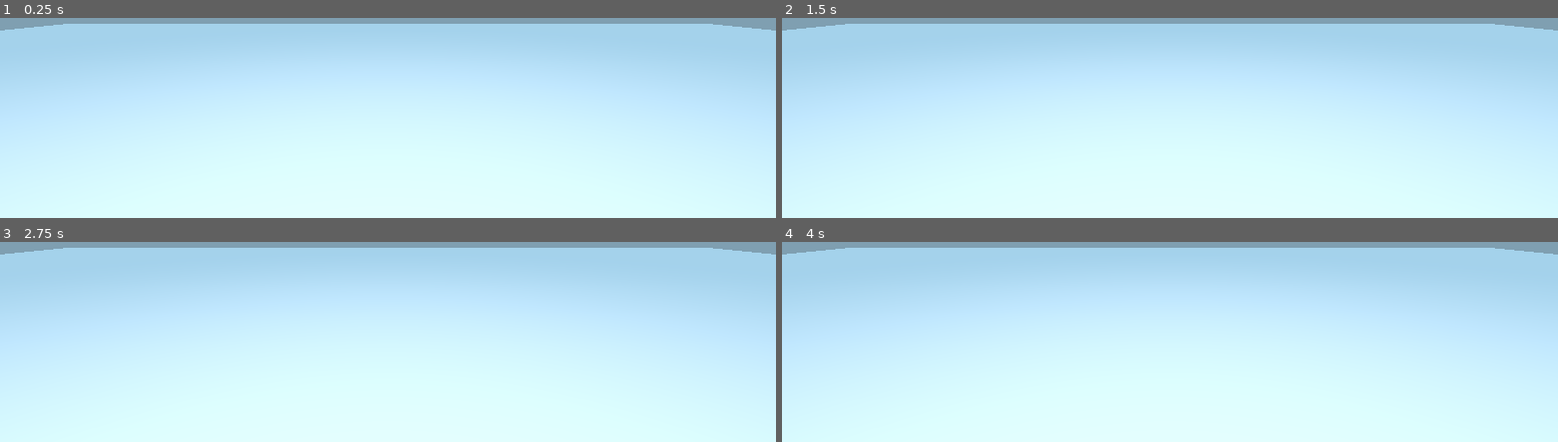
Above: before the commit, frames 1-4 (two rows, left to right).
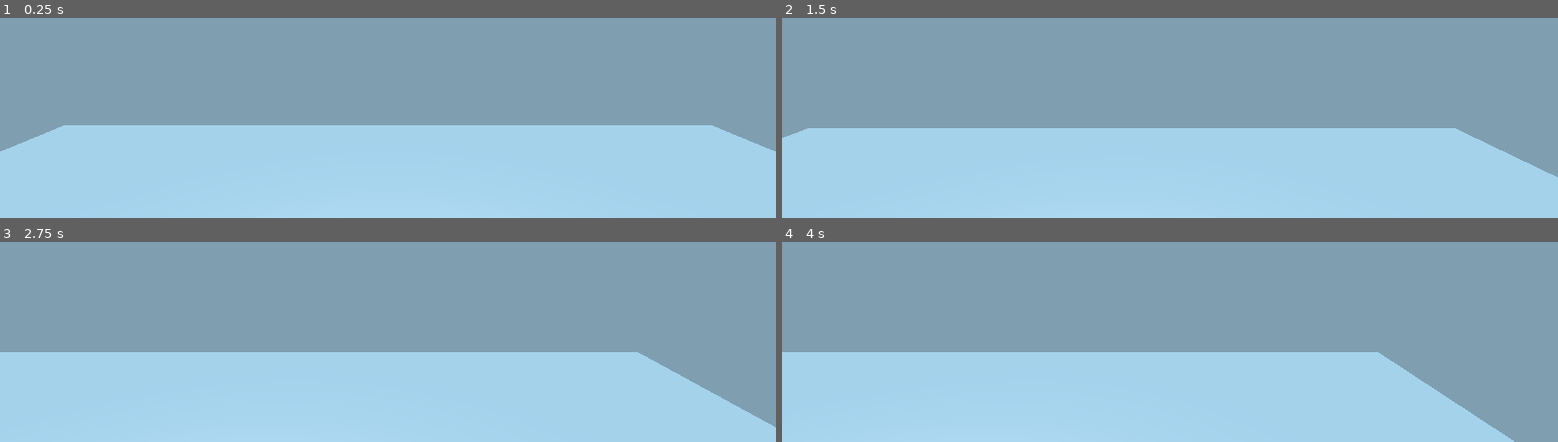
Above: after the commit, the same moments.

Repository: Krazy-J/door-in-the-wall
Game: Godot game, scene res://Main.tscn
Two runs of this game, one before a commit and one after it. Both use one fixed random seed, a clock stepped at 60 frames per second and the inputs below.
Inputs:
- Up to frame 1 (0.25 s): no input
- Up to frame 2 (1.5 s): hold W (move_forward, bound only after the commit) 0.53-1.28 s
- Up to frame 3 (2.75 s): tap Enter at 2 s; hold W (move_forward, bound only after the commit) from 2.03 s (still down)
- Up to frame 4 (4 s): release W (move_forward, bound only after the commit) at 3.53 s

The runs differ from the first frame. In frame 1, 97% of the frame differs, in the area x 0-100%, y 2-100%; in frame 2, 97%; in frame 3, 97%; in frame 4, 97%.

Commit message:
Player added

Diff:
--- a/Main.tscn
+++ b/Main.tscn
@@ -1,13 +1,15 @@
-[gd_scene load_steps=2 format=2]
+[gd_scene load_steps=3 format=2]
 
-[ext_resource path="res://Room1.tscn" type="PackedScene" id=1]
+[ext_resource path="res://player-scene/player.tscn" type="PackedScene" id=1]
+[ext_resource path="res://Room1.tscn" type="PackedScene" id=2]
 
 [node name="Spatial" type="Spatial"]
 
-[node name="ClippedCamera" type="ClippedCamera" parent="."]
-transform = Transform( 1, 0, 0, 0, 1, 0, 0, 0, 1, 0, 1, 0 )
+[node name="Player" parent="." instance=ExtResource( 1 )]
+transform = Transform( 1, 0, 0, 0, 1, 0, 0, 0, 1, 0, 0.847143, 0 )
+speed = 100.0
 
-[node name="Room1" parent="." instance=ExtResource( 1 )]
+[node name="Room1" parent="." instance=ExtResource( 2 )]
 
 [node name="OmniLight" type="OmniLight" parent="Room1"]
 transform = Transform( 1, 0, 0, 0, 1, 0, 0, 0, 1, 0, 3, 0 )
--- a/Room1.tscn
+++ b/Room1.tscn
@@ -3,7 +3,7 @@
 [ext_resource path="res://models/Room.obj" type="ArrayMesh" id=1]
 
 [sub_resource type="BoxShape" id=1]
-extents = Vector3( 10, 9, 10 )
+extents = Vector3( 10, 2, 10 )
 
 [node name="Room1" type="Spatial"]
 
@@ -15,4 +15,5 @@
 [node name="StaticBody" type="StaticBody" parent="Room"]
 
 [node name="CollisionShape" type="CollisionShape" parent="Room/StaticBody"]
+transform = Transform( 1, 0, 0, 0, 1, 0, 0, 0, 1, 0, -10, 0 )
 shape = SubResource( 1 )
--- /dev/null
+++ b/player-scene/player.gd
@@ -0,0 +1,23 @@
+extends RigidBody
+
+# Declare member variables here. Examples:
+# var a = 2
+# var b = "text"
+
+export var speed = 10.0;
+
+# Called when the node enters the scene tree for the first time.
+func _ready():
+	pass # Replace with function body.
+
+# Called every frame. 'delta' is the elapsed time since the previous frame.
+#func _process(delta):
+#	pass
+
+func _physics_process(delta):
+	if Input.is_action_pressed("move_forward"):
+		print("onward!")
+		# move as long as the key/button is pressed
+		linear_velocity = Vector3(speed * delta, linear_velocity.y, 0)
+	else:
+		linear_velocity = Vector3(0, linear_velocity.y, 0)
--- /dev/null
+++ b/player-scene/player.tscn
@@ -0,0 +1,19 @@
+[gd_scene load_steps=3 format=2]
+
+[ext_resource path="res://player-scene/player.gd" type="Script" id=1]
+
+[sub_resource type="CapsuleShape" id=1]
+height = 2.0
+
+[node name="Player" type="RigidBody"]
+transform = Transform( 1, 0, 0, 0, 1, 0, 0, 0, 1, 0, 2.52995, 0 )
+axis_lock_angular_x = true
+axis_lock_angular_z = true
+script = ExtResource( 1 )
+
+[node name="ClippedCamera" type="ClippedCamera" parent="."]
+transform = Transform( 1, 0, 0, 0, 1, 0, 0, 0, 1, 0, 1.23294, 0 )
+
+[node name="CollisionShape" type="CollisionShape" parent="."]
+transform = Transform( 1, 0, 0, 0, -4.37114e-008, -1, 0, 1, -4.37114e-008, 0, 0, 0 )
+shape = SubResource( 1 )
--- a/project.godot
+++ b/project.godot
@@ -19,6 +19,29 @@
 run/main_scene="res://Main.tscn"
 config/icon="res://icon.png"
 
+[input]
+
+move_forward={
+"deadzone": 0.5,
+"events": [ Object(InputEventKey,"resource_local_to_scene":false,"resource_name":"","device":0,"alt":false,"shift":false,"control":false,"meta":false,"command":false,"pressed":false,"scancode":87,"unicode":0,"echo":false,"script":null)
+ ]
+}
+move_back={
+"deadzone": 0.5,
+"events": [ Object(InputEventKey,"resource_local_to_scene":false,"resource_name":"","device":0,"alt":false,"shift":false,"control":false,"meta":false,"command":false,"pressed":false,"scancode":83,"unicode":0,"echo":false,"script":null)
+ ]
+}
+move_left={
+"deadzone": 0.5,
+"events": [ Object(InputEventKey,"resource_local_to_scene":false,"resource_name":"","device":0,"alt":false,"shift":false,"control":false,"meta":false,"command":false,"pressed":false,"scancode":65,"unicode":0,"echo":false,"script":null)
+ ]
+}
+move_right={
+"deadzone": 0.5,
+"events": [ Object(InputEventKey,"resource_local_to_scene":false,"resource_name":"","device":0,"alt":false,"shift":false,"control":false,"meta":false,"command":false,"pressed":false,"scancode":68,"unicode":0,"echo":false,"script":null)
+ ]
+}
+
 [rendering]
 
 environment/default_environment="res://default_env.tres"
